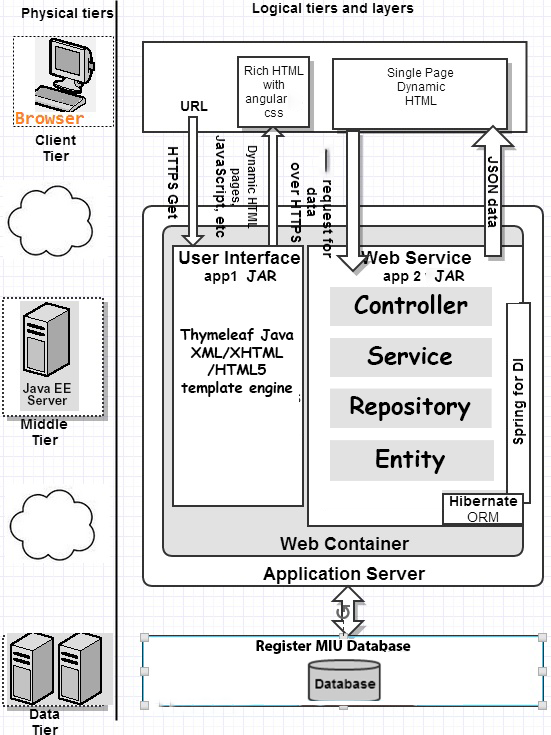
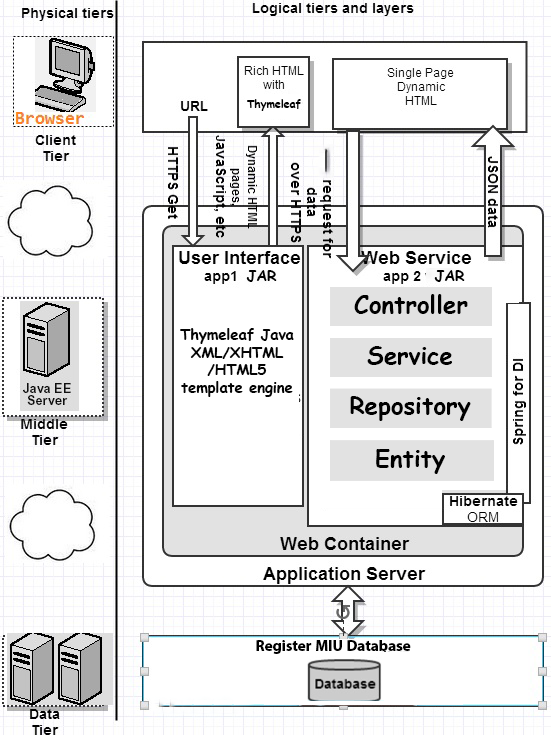
Revision of a layered w=551, h=735 image; what changed, layer by layer:
added layer "Thymeleaf" above "Background" over (247, 99, 301, 111)
painted on "Background" over (245, 94, 300, 119)
